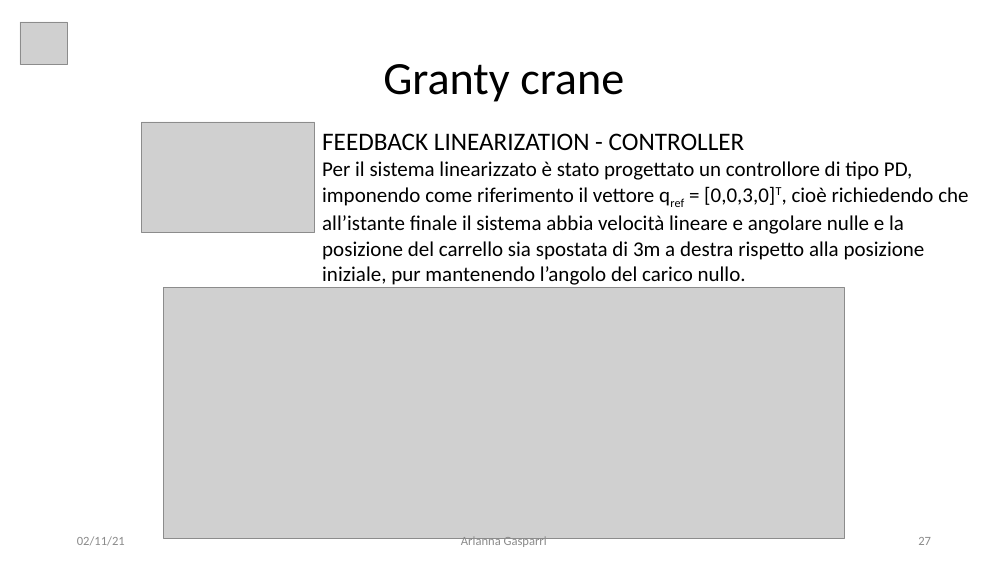
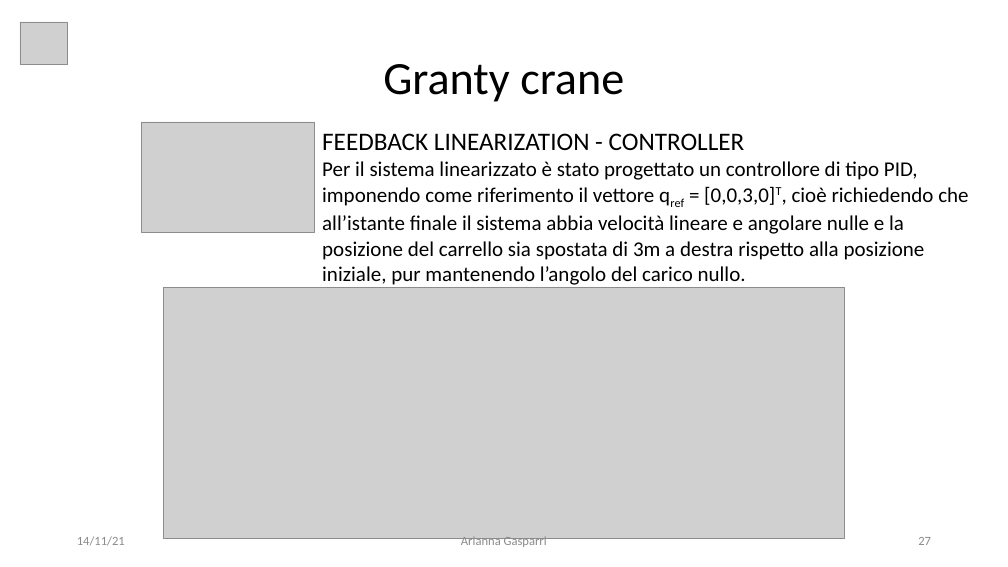
Before and after one commit to giga487/BicchiGas, a slide deck: slide 27 of Relazione/Presentazione.pptx. Drawn at 1008x567 pixels with LibreOffice and Linux fonts; fonts in the diff are those of the drawing; grey boxes stand for pictures. Boxes give left, top, right and bottom in pixels: in the first picture for what was removed or moved away, otherwise in the second. Text is boxed around its words. In the diff, an @@ line names an element or a change of style, - is before the commit and + after.

Commit message:
Corretto controllore PID per FeedbackLinearization

```diff
--- a/Relazione/Presentazione.pptx
+++ b/Relazione/Presentazione.pptx
@@ text at [322, 161, 968, 285]: text changed @@
-Per il sistema linearizzato è stato progettato un controllore di tipo PD, imponendo come riferimento il vettore qref = [0,0,3,0]T, cioè richiedendo che all’istante finale il sistema abbia velocità lineare e angolare nulle e la posizione del carrello sia spostata di 3m a destra rispetto alla posizione iniziale, pur mantenendo l’angolo del carico nullo.
+Per il sistema linearizzato è stato progettato un controllore di tipo PID, imponendo come riferimento il vettore qref = [0,0,3,0]T, cioè richiedendo che all’istante finale il sistema abbia velocità lineare e angolare nulle e la posizione del carrello sia spostata di 3m a destra rispetto alla posizione iniziale, pur mantenendo l’angolo del carico nullo.
@@ text at [77, 536, 125, 546]: text changed @@
-02/11/21
+14/11/21
```
Also in this commit, not shown: 26 other slides changed, 1 other file.
